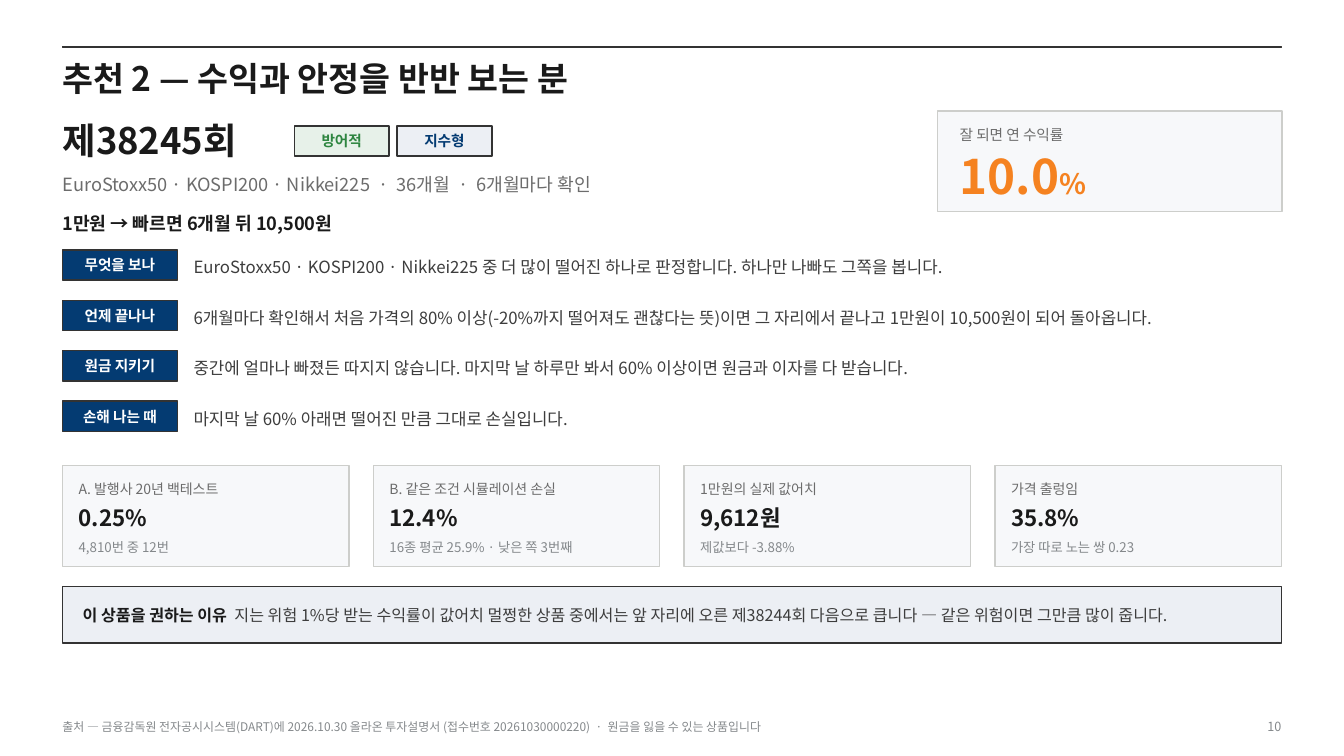
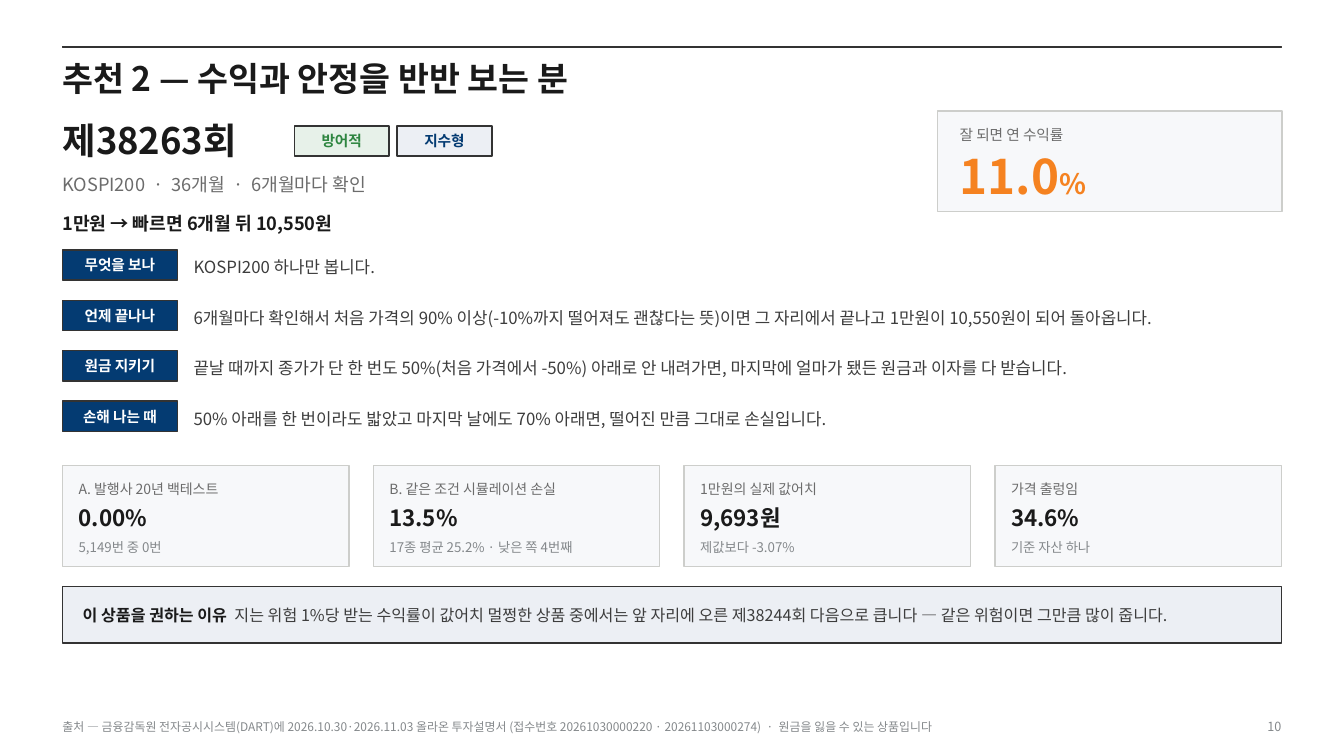
Before and after one commit to hanaroline/work_1, a slide deck: slide 10 of els-analysis-deck.pptx. Drawn at 1344x756 pixels with LibreOffice and Linux fonts; fonts in the diff are those of the drawing. Boxes give left, top, right and bottom in pixels: in the first picture for what was removed or moved away, otherwise in the second. Text is boxed around its words. In the diff, an @@ line names an element or a change of style, - is before the commit and + after.

```diff
--- a/els-analysis-deck.pptx
+++ b/els-analysis-deck.pptx
@@ text at bbox=[63, 123, 238, 158]: text changed @@
-제38245회
+제38263회
@@ text at bbox=[62, 176, 365, 193]: text changed @@
-EuroStoxx50 · KOSPI200 · Nikkei225 · 36개월 · 6개월마다 확인
+KOSPI200 · 36개월 · 6개월마다 확인
@@ text at bbox=[960, 158, 1060, 195]: text changed @@
-10.0%
+11.0%
@@ text at bbox=[62, 214, 332, 234]: text changed @@
-1만원 → 빠르면 6개월 뒤 10,500원
+1만원 → 빠르면 6개월 뒤 10,550원
@@ text at bbox=[194, 259, 375, 275]: text changed @@
-EuroStoxx50 · KOSPI200 · Nikkei225 중 더 많이 떨어진 하나로 판정합니다. 하나만 나빠도 그쪽을 봅니다.
+KOSPI200 하나만 봅니다.
@@ text at bbox=[194, 310, 1152, 327]: text changed @@
-6개월마다 확인해서 처음 가격의 80% 이상(-20%까지 떨어져도 괜찮다는 뜻)이면 그 자리에서 끝나고 1만원이 10,500원이 되어 돌아옵니다.
+6개월마다 확인해서 처음 가격의 90% 이상(-10%까지 떨어져도 괜찮다는 뜻)이면 그 자리에서 끝나고 1만원이 10,550원이 되어 돌아옵니다.
@@ text at bbox=[194, 360, 1067, 377]: text changed @@
-중간에 얼마나 빠졌든 따지지 않습니다. 마지막 날 하루만 봐서 60% 이상이면 원금과 이자를 다 받습니다.
+끝날 때까지 종가가 단 한 번도 50%(처음 가격에서 -50%) 아래로 안 내려가면, 마지막에 얼마가 됐든 원금과 이자를 다 받습니다.
@@ text at bbox=[194, 411, 826, 428]: text changed @@
-마지막 날 60% 아래면 떨어진 만큼 그대로 손실입니다.
+50% 아래를 한 번이라도 밟았고 마지막 날에도 70% 아래면, 떨어진 만큼 그대로 손실입니다.
@@ text at bbox=[79, 509, 147, 527]: text changed @@
-0.25%
+0.00%
@@ text at bbox=[389, 509, 457, 527]: text changed @@
-12.4%
+13.5%
@@ text at bbox=[700, 507, 781, 531]: text changed @@
-9,612원
+9,693원
@@ text at bbox=[1011, 509, 1079, 527]: text changed @@
-35.8%
+34.6%
@@ text at bbox=[79, 541, 162, 554]: text changed @@
-4,810번 중 12번
+5,149번 중 0번
@@ text at bbox=[389, 541, 573, 553]: text changed @@
-16종 평균 25.9% · 낮은 쪽 3번째
+17종 평균 25.2% · 낮은 쪽 4번째
@@ text at bbox=[700, 541, 795, 553]: text changed @@
-제값보다 -3.88%
+제값보다 -3.07%
@@ text at bbox=[1011, 541, 1090, 553]: text changed @@
-가장 따로 노는 쌍 0.23
+기준 자산 하나
@@ text at bbox=[62, 721, 932, 733]: text changed @@
-출처 — 금융감독원 전자공시시스템(DART)에 2026.10.30 올라온 투자설명서 (접수번호 20261030000220) · 원금을 잃을 수 있는 상품입니다
+출처 — 금융감독원 전자공시시스템(DART)에 2026.10.30·2026.11.03 올라온 투자설명서 (접수번호 20261030000220 · 20261103000274) · 원금을 잃을 수 있는 상품입니다
```
Also in this commit, not shown: 15 other slides changed, 24 other files.
